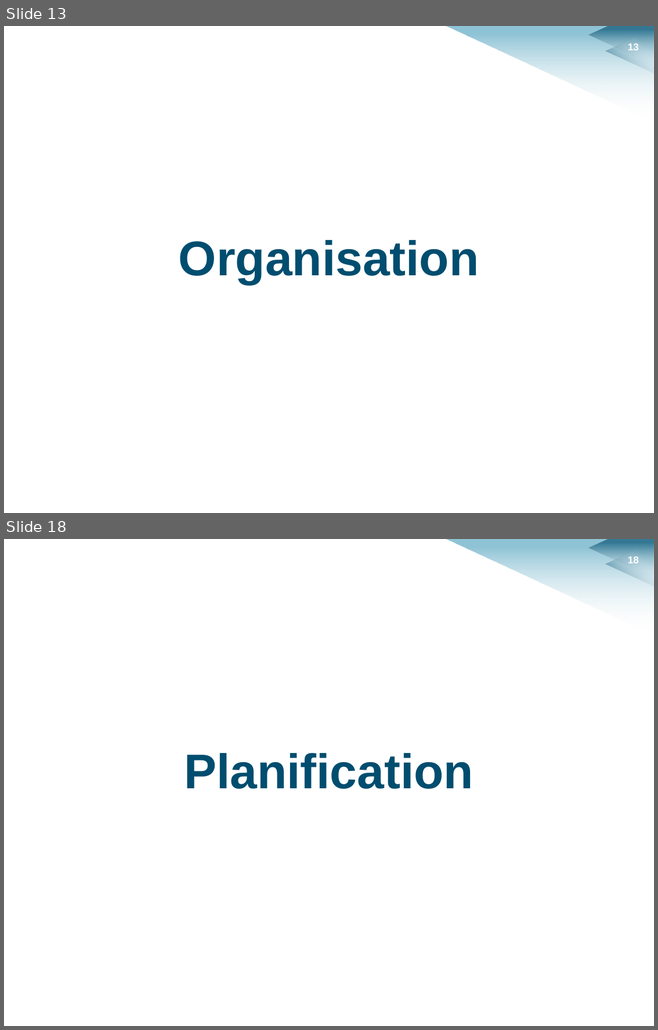
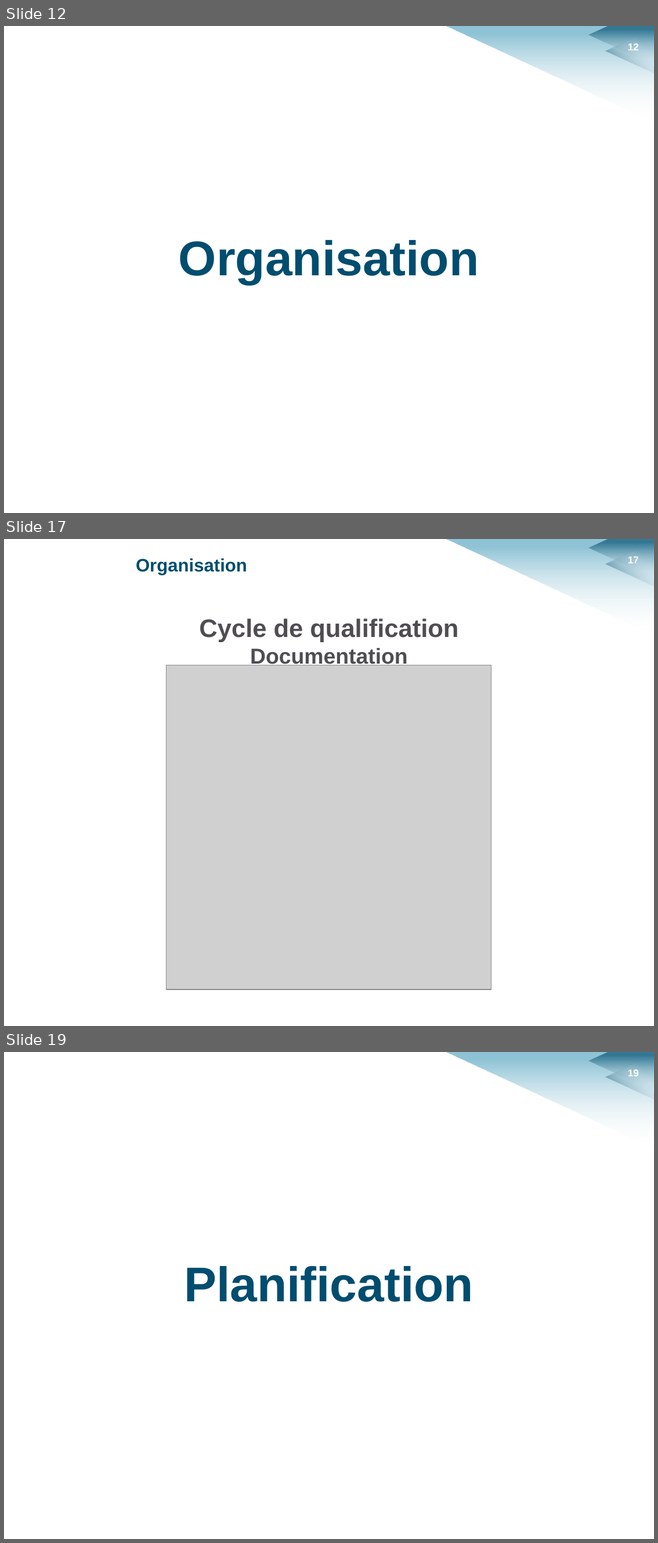
Before and after one commit to HKervadec/korrigolo, a slide deck: soutenances/planification/soutenance_planification.pptx. Shown one above the other, each under a label of ours: slides 13 and 18 before the commit, slides 12, 17 and 19 after it; the slides between them are not shown. The pictures are 658x1030 and 658x1543 pixels, drawn with LibreOffice and Linux fonts; fonts in the diff are those of the drawing; grey boxes stand for pictures; background and template pictures are left out. Boxes give left, top, right and bottom in pixels: in the first picture for what was removed or moved away, otherwise in the second. Text is boxed around its words. In the diff, an @@ line names an element or a change of style, - is before the commit and + after.

```diff
--- a/soutenances/planification/soutenance_planification.pptx
+++ b/soutenances/planification/soutenance_planification.pptx
@@ slide 17 added at [4,539,654,1026], background #FFFFFF; not listed: 4 template elements that a slide beside it also shows @@
@@ text added at [136,558,247,575], 20 pt, text #004D6F, bold @@
+Organisation
@@ text added at [199,618,458,668], 28 pt, text #4F4D52, bold @@
+Cycle de qualification
+Documentation
@@ picture added at [166,665,491,990] @@
@@ what was slide 13 is now slide 12 @@
@@ page number at [628,43,639,50]: text changed @@
-13
+12
@@ what was slide 18 is now slide 19 @@
```
Also in this commit, not shown: 16 slides changed, 3 other slides added, 2 slides removed, 5 other files.
